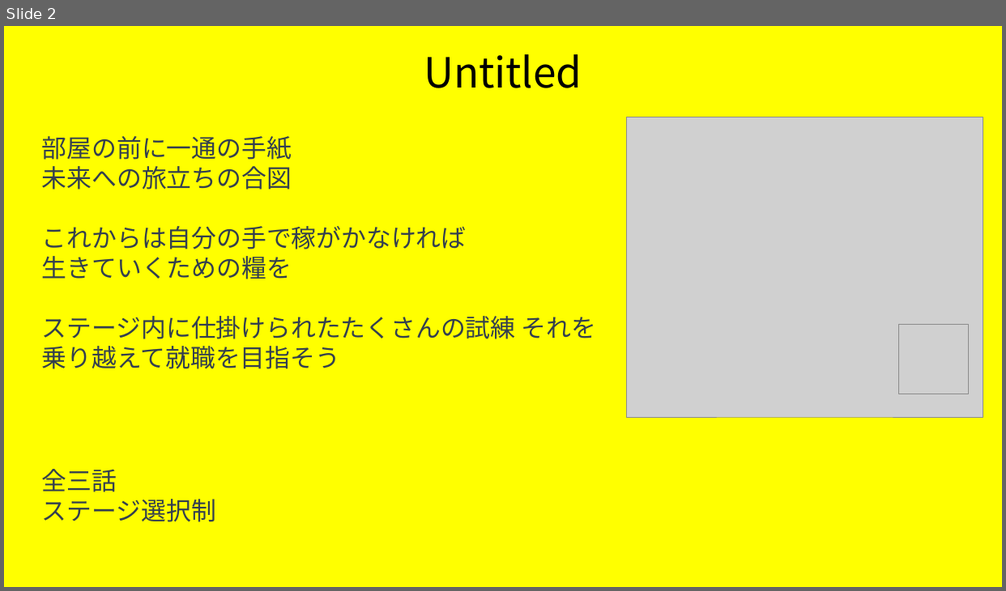
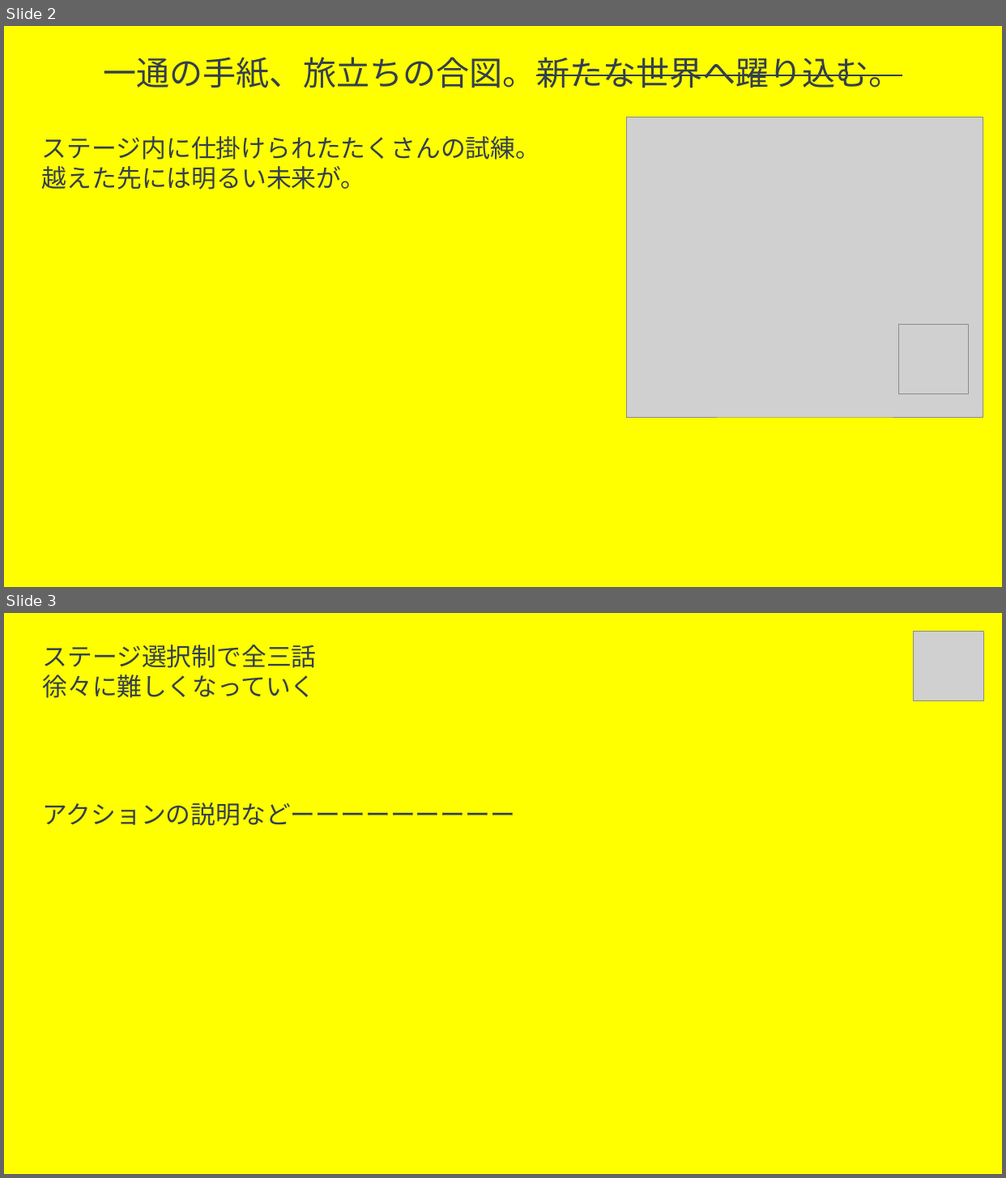
Before and after one commit to trr-n/taxmc-neo, a slide deck: kikaku/potato_kikakusho.pptx. Shown one above the other, each under a label of ours: slide 2 before the commit, slides 2 and 3 after it. The pictures are 1006x591 and 1006x1178 pixels, drawn with LibreOffice and Linux fonts; fonts in the diff are those of the drawing; grey boxes stand for pictures. Boxes give left, top, right and bottom in pixels: in the first picture for what was removed or moved away, otherwise in the second. Text is boxed around its words. In the diff, an @@ line names an element or a change of style, - is before the commit and + after.

```diff
--- a/kikaku/potato_kikakusho.pptx
+++ b/kikaku/potato_kikakusho.pptx
@@ slide 3 added at <box>4,613,1002,1174</box>, background #FFFF00 @@
@@ picture added at <box>914,631,984,701</box> @@
@@ text added at <box>42,645,316,698</box>, 24 pt, text #333F50 @@
+ステージ選択制で全三話
+徐々に難しくなっていく
@@ text added at <box>42,803,515,826</box>, 24 pt, text #333F50 @@
+アクションの説明などーーーーーーーーー
@@ slide 2 changed as well @@
@@ text at <box>104,57,902,88</box>: text changed; size 40 to 32 pt; text colour #000000 to #333F50 @@
-Untitled
+一通の手紙、旅立ちの合図。新たな世界へ躍り込む。
@@ text at <box>42,136,540,190</box>: text changed @@
-部屋の前に一通の手紙
-未来への旅立ちの合図
-これからは自分の手で稼がかなければ
-生きていくための糧を
-ステージ内に仕掛けられたたくさんの試練 それを乗り越えて就職を目指そう
+ステージ内に仕掛けられたたくさんの試練。
+越えた先には明るい未来が。
@@ text removed at <box>42,469,216,523</box> @@
-全三話
-ステージ選択制
```
Also in this commit, not shown: 3 other slides changed, 23 other files.
